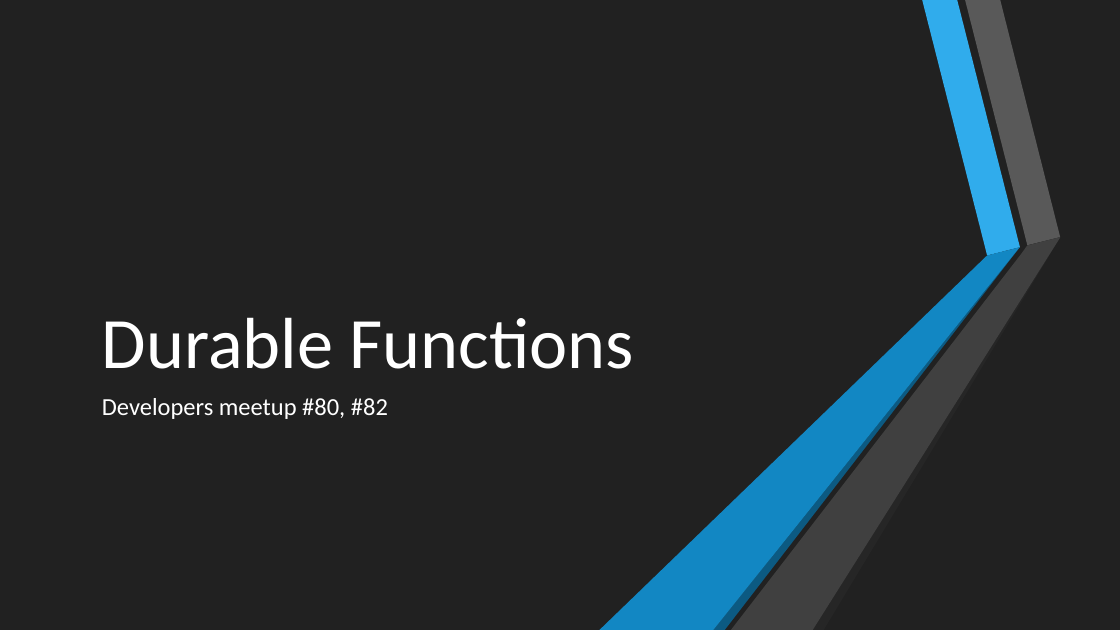
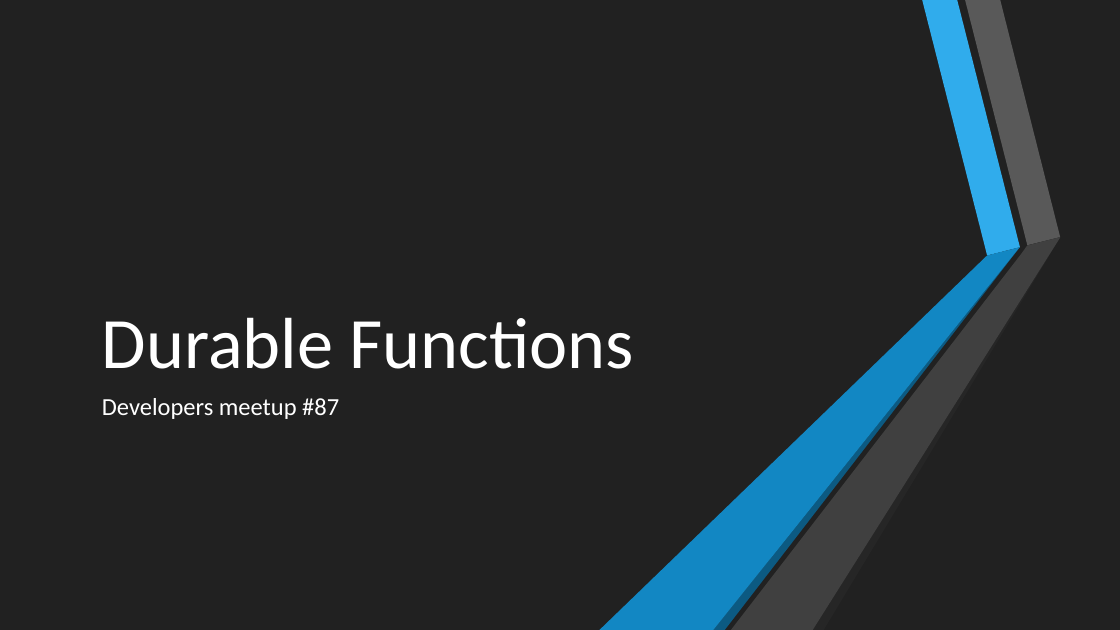
Before and after one commit to kubinko/Azure-Resources-Overview, a slide deck: slide 1 of 05 - Durable Functions/Durable Functions.pptx. Drawn at 1120x630 pixels with LibreOffice and Linux fonts; fonts in the diff are those of the drawing. Boxes give left, top, right and bottom in pixels: in the first picture for what was removed or moved away, otherwise in the second. Text is boxed around its words. In the diff, an @@ line names an element or a change of style, - is before the commit and + after.

Commit message:
Durable Function slides (beta).

```diff
--- a/05 - Durable Functions/Durable Functions.pptx
+++ b/05 - Durable Functions/Durable Functions.pptx
@@ subtitle at [102,398,339,419]: text changed @@
-Developers meetup #80, #82
+Developers meetup #87
```
Also in this commit, not shown: 3 other slides changed, 10 slides added, 1 slide removed.
